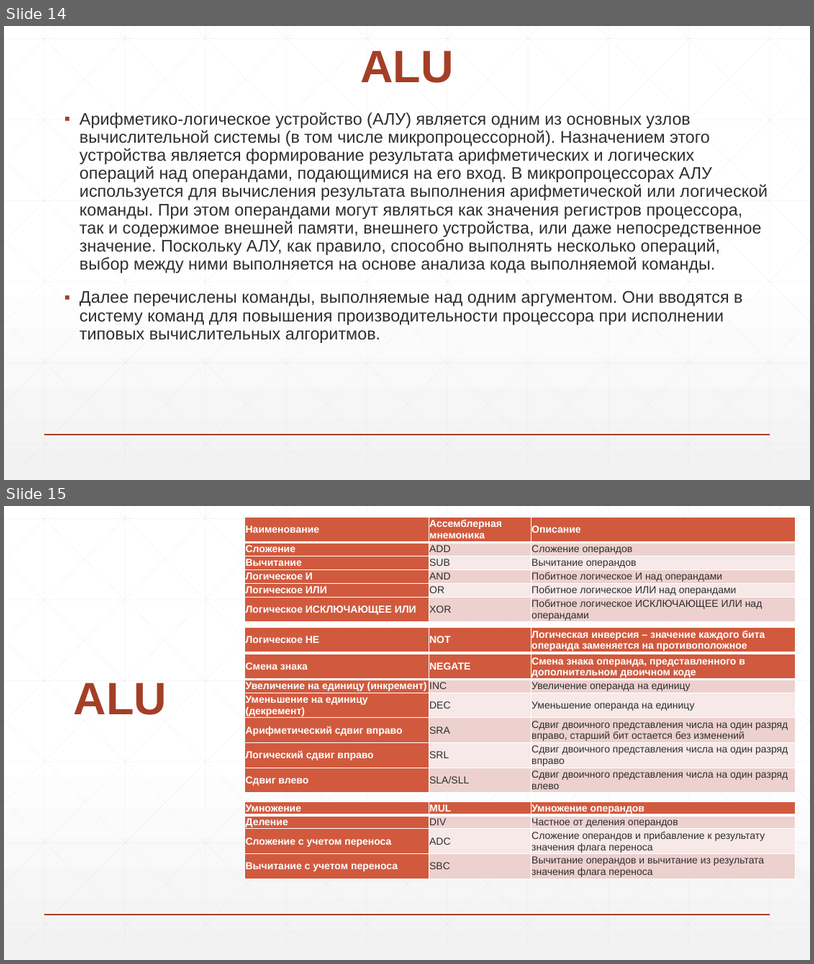
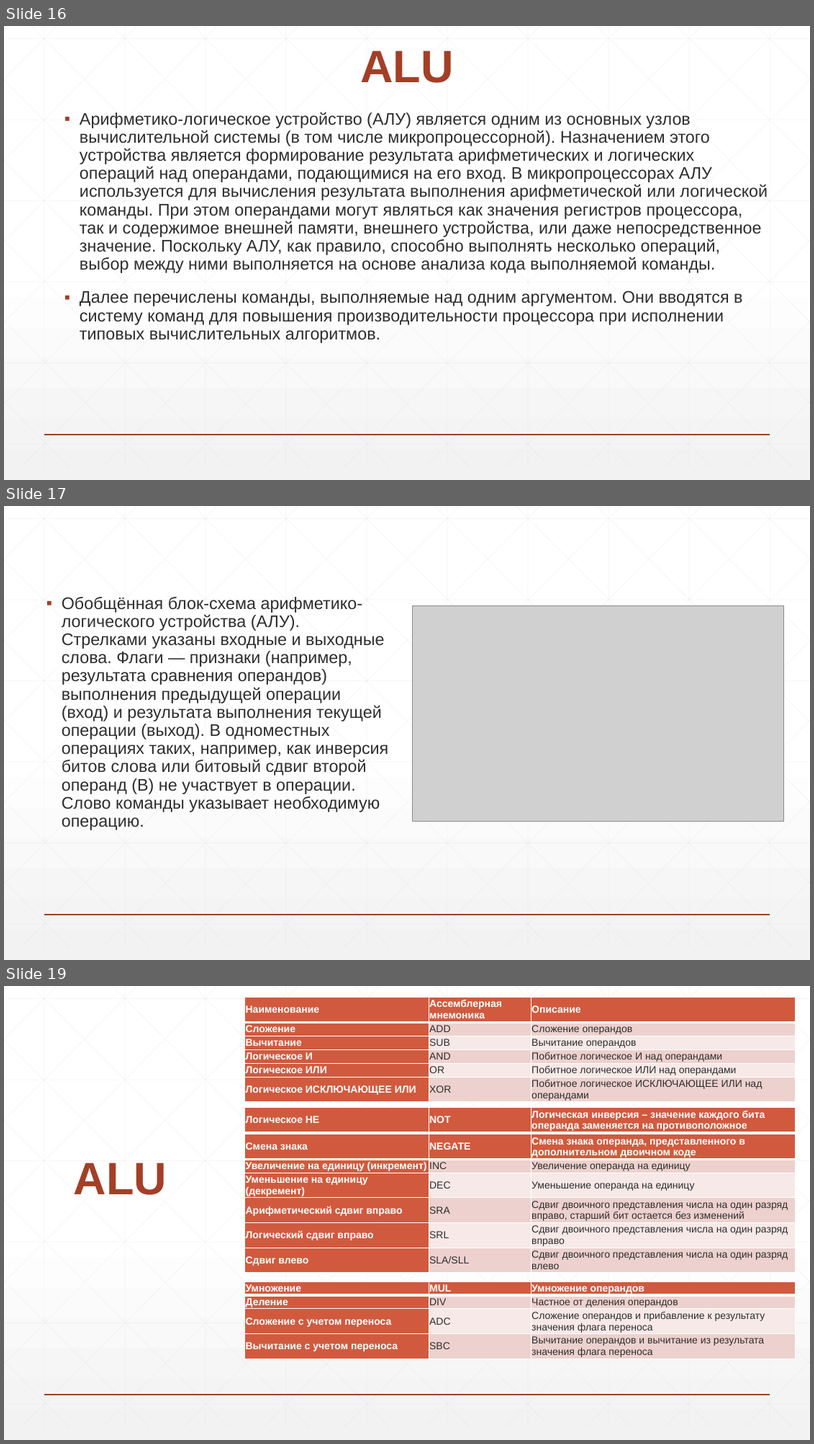
Before and after one commit to DiBoS290699/Labs, a slide deck: IVM/ЭВМ №8.pptx. Shown one above the other, each under a label of ours: slides 14 and 15 before the commit, slides 16, 17 and 19 after it; the slides between them are not shown. The pictures are 814x964 and 814x1444 pixels, drawn with LibreOffice and Linux fonts; fonts in the diff are those of the drawing; grey boxes stand for pictures. Boxes give left, top, right and bottom in pixels: in the first picture for what was removed or moved away, otherwise in the second. Text is boxed around its words. In the diff, an @@ line names an element or a change of style, - is before the commit and + after.

```diff
--- a/IVM/ЭВМ №8.pptx
+++ b/IVM/ЭВМ №8.pptx
@@ slide 17 added at [4,506,810,960], background gradient #FFFFFF to #F2F2F2; not listed: 47 template elements that a slide beside it also shows @@
@@ text added at [62,597,388,830], 20 pt, text #2D2E2D @@
+▪ Обобщённая блок-схема арифметико-логического устройства (АЛУ). Стрелками указаны входные и выходные слова. Флаги — признаки (например, результата сравнения операндов) выполнения предыдущей операции (вход) и результата выполнения текущей операции (выход). В одноместных операциях таких, например, как инверсия битов слова или битовый сдвиг второй операнд (B) не участвует в операции. Слово команды указывает необходимую операцию.
@@ picture added at [413,606,784,821] @@
@@ what was slide 14 is now slide 16 @@
@@ what was slide 15 is now slide 19 @@
```
Also in this commit, not shown: 1 slide changed, 3 other slides added, 7 other files.
